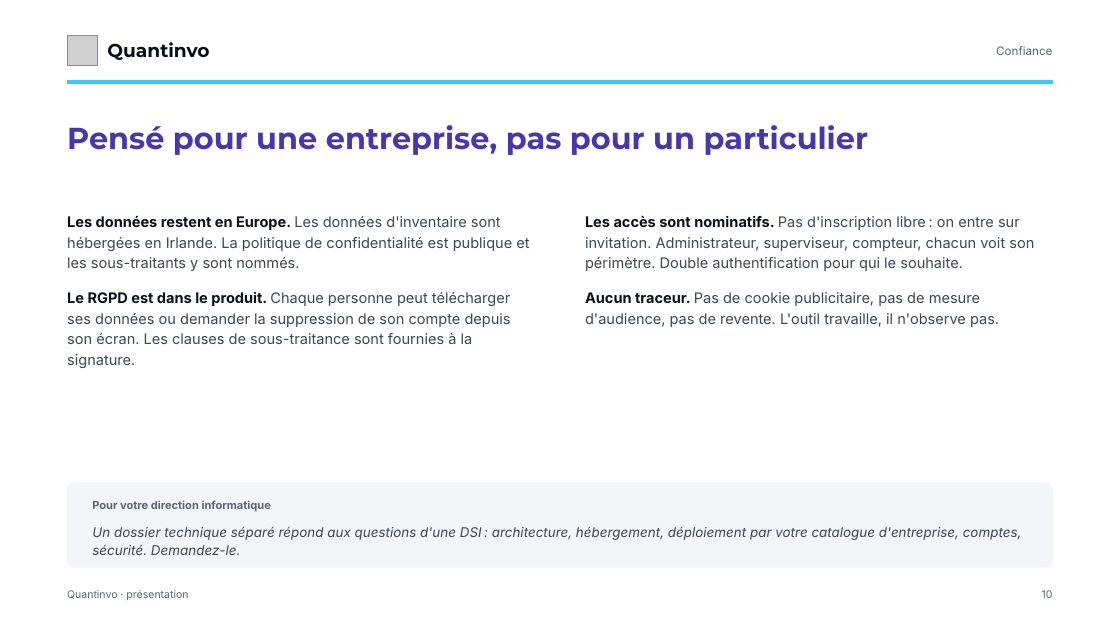
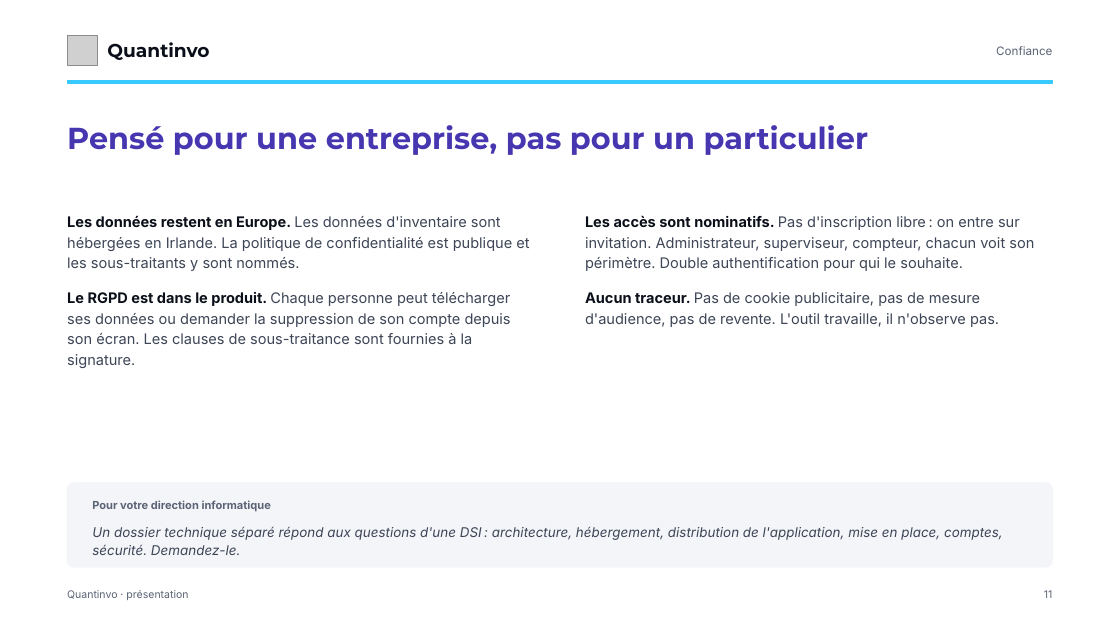
Before and after one commit to devkaylab/Inventaire, a slide deck: slide 11 of docs/entreprise/deck/Quantinvo-presentation-marque.pptx (slide 10 before the commit). Drawn at 1120x630 pixels with LibreOffice and Linux fonts; fonts in the diff are those of the drawing; grey boxes stand for pictures. Boxes give left, top, right and bottom in pixels: in the first picture for what was removed or moved away, otherwise in the second. Text is boxed around its words. In the diff, an @@ line names an element or a change of style, - is before the commit and + after.

```diff
--- a/docs/entreprise/deck/Quantinvo-presentation-marque.pptx
+++ b/docs/entreprise/deck/Quantinvo-presentation-marque.pptx
@@ text at [92, 527, 1003, 555]: text changed @@
-Un dossier technique séparé répond aux questions d'une DSI : architecture, hébergement, déploiement par votre catalogue d'entreprise, comptes, sécurité. Demandez-le.
+Un dossier technique séparé répond aux questions d'une DSI : architecture, hébergement, distribution de l'application, mise en place, comptes, sécurité. Demandez-le.
@@ text at [1044, 590, 1053, 598]: text changed @@
-10
+11
```
Also in this commit, not shown: 5 other slides changed, 3 slides added, 1 slide removed, 25 other files.
